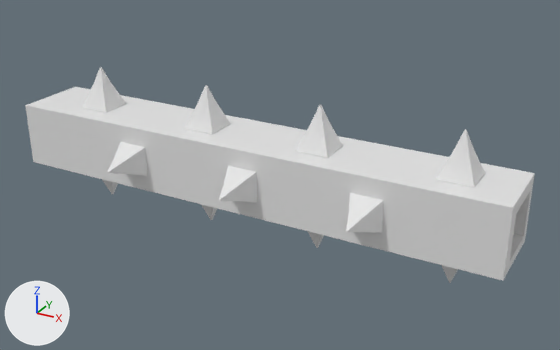
Two versions of the Blender file Blender/Tronco.blend, one commit apart.
The view is the same before and after, from a 50 mm lens placed at (28.9, -48.1, 23.9), pointed at (2.1, 0.7, -0.5). The lights are fixed; the arrows at lower left show +X, +Y and +Z.

In view in the first picture: 'Pico', 'Pico.001', 'Pico.002', 'Pico.003', 'Pico.004', 'Pico.005', 'Pico.006', 'Tronco'.
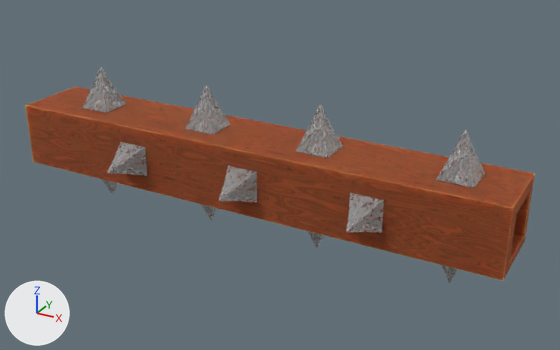
Changed parts and their boxes (x1, y1, x2, y2) in the pictures (560 x 350 px):
'Tronco', recoloured (grey to brown): (25, 87, 535, 280) in both
'Pico', recoloured (white to grey): (436, 130, 485, 188) in both
'Pico.003', recoloured (white to grey): (296, 105, 343, 158) in both
'Pico.001', recoloured (white to grey): (346, 193, 384, 233) in both
'Pico.004', recoloured (white to grey): (185, 85, 230, 134) in both
'Pico.002', recoloured (white to grey): (219, 166, 257, 202) in both
'Pico.006', recoloured (white to grey): (82, 67, 126, 113) in both
'Pico.005', recoloured (white to grey): (107, 142, 147, 176) in both

What changed in the scene script:
```text
Add mat_metal:
    mat_metal = bpy.data.materials.new('Metal')
    # nodes: BsdfPrincipled, Bump, Mapping, OutputMaterial, TexCoord, TexNoise, TexVoronoi, ValToRGB
    # colours: black #000000, white #ffffff
Add mat_wood:
    mat_wood = bpy.data.materials.new('Wood')
    # nodes: BsdfPrincipled, Invert, Mapping, Mix, OutputMaterial, TexCoord, TexNoise, ValToRGB
    # colours: black #000000, white #fffcfe, orange #ff7c3f, brown #ac5328, brown #311a05
Change me_cube:
    where me_cube.from_pydata(...)  # 16 vertices, 16 faces; spans x -1.0..1.0, y -1.0..1.0, z -1.0..1.0
    remove me_cube.materials.append(mat_material)  # white #e7e7e7
    add me_cube.materials.append(mat_wood)
Change me_cube_001:
    where me_cube_001.from_pydata(...)  # 12 vertices, 10 faces; spans x -1.32..1.32, y -1.32..1.32, z -1.0..2.37
    add me_cube_001.materials.append(mat_metal)
Change me_cube_002:
    where me_cube_002.from_pydata(...)  # 12 vertices, 10 faces; spans x -1.32..1.32, y -1.32..1.32, z -1.0..2.37
    add me_cube_002.materials.append(mat_metal)
Change me_cube_003:
    where me_cube_003.from_pydata(...)  # 12 vertices, 10 faces; spans x -1.32..1.32, y -1.32..1.32, z -1.0..2.37
    add me_cube_003.materials.append(mat_metal)
Change me_cube_004:
    where me_cube_004.from_pydata(...)  # 12 vertices, 10 faces; spans x -1.32..1.32, y -1.32..1.32, z -1.0..2.37
    add me_cube_004.materials.append(mat_metal)
Change me_cube_005:
    where me_cube_005.from_pydata(...)  # 12 vertices, 10 faces; spans x -1.32..1.32, y -1.32..1.32, z -1.0..2.37
    add me_cube_005.materials.append(mat_metal)
Change me_cube_006:
    where me_cube_006.from_pydata(...)  # 12 vertices, 10 faces; spans x -1.32..1.32, y -1.32..1.32, z -1.0..2.37
    add me_cube_006.materials.append(mat_metal)
Change me_cube_007:
    where me_cube_007.from_pydata(...)  # 12 vertices, 10 faces; spans x -1.32..1.32, y -1.32..1.32, z -1.0..2.37
    add me_cube_007.materials.append(mat_metal)
```
